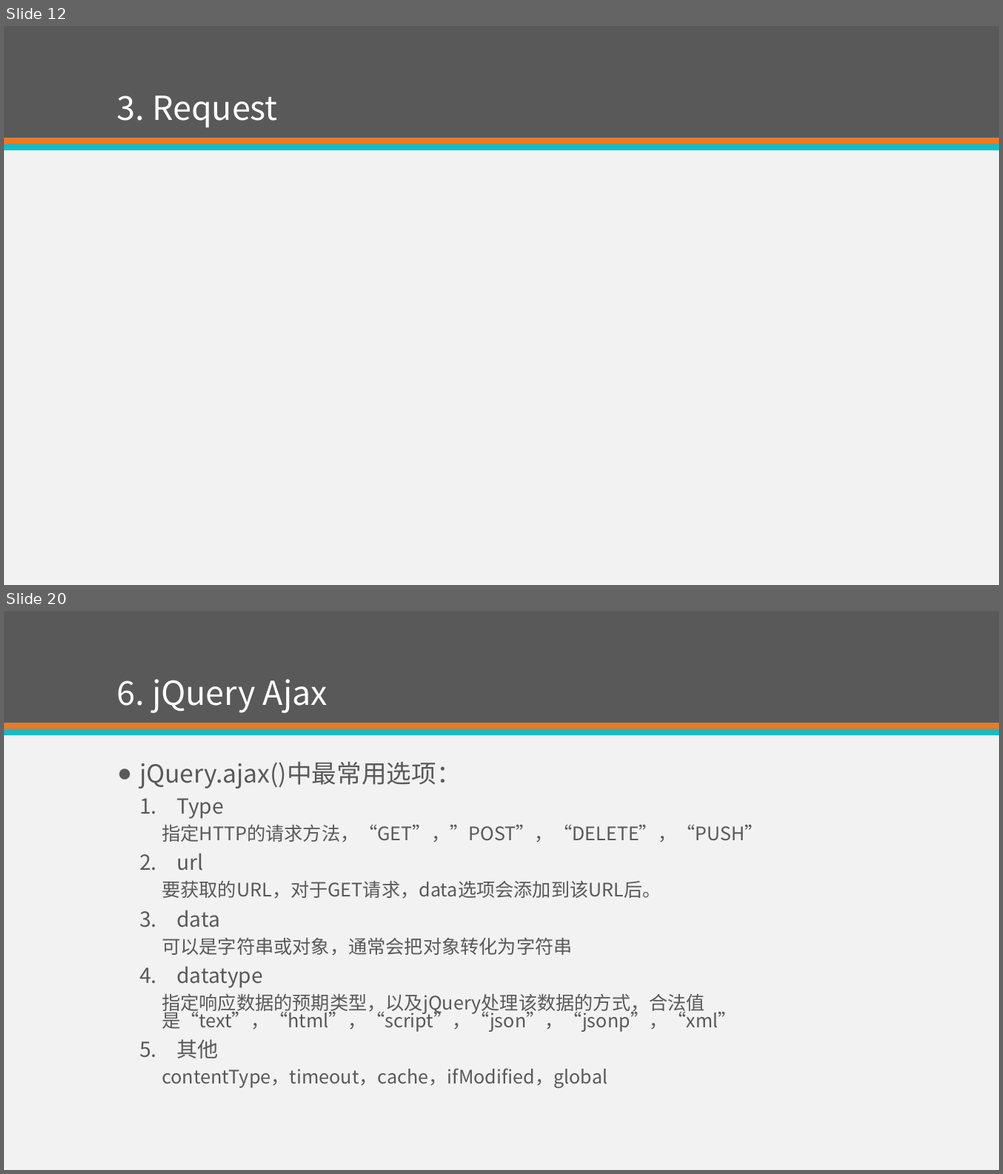
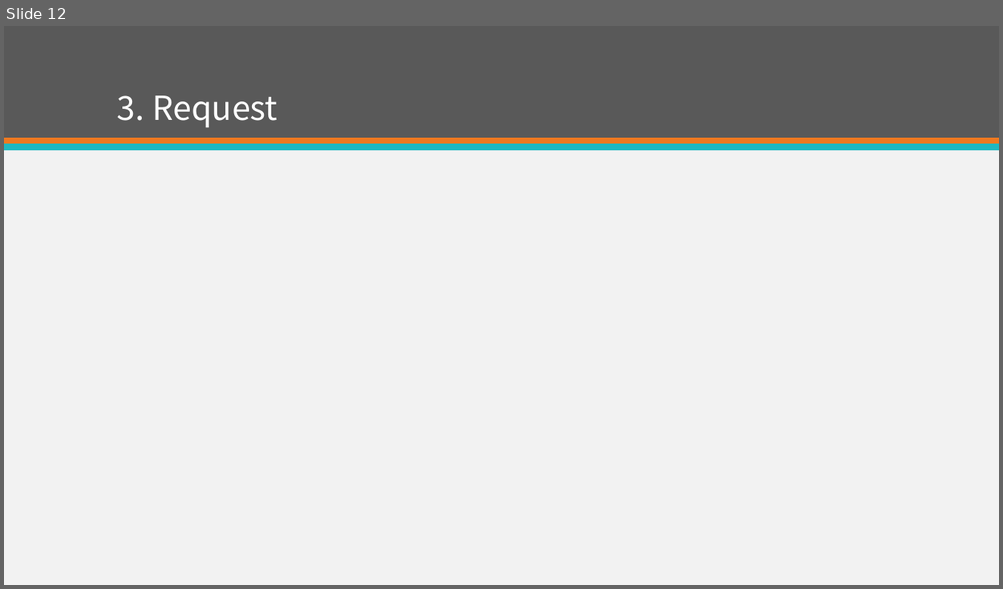
Before and after one commit to eventao/courseware, a slide deck: ppt/http.pptx. Shown one above the other, each under a label of ours: slides 12 and 20 before the commit, slide 12 after it; the slides between them are not shown. The pictures are 1003x1174 and 1003x589 pixels, drawn with LibreOffice and Linux fonts; fonts in the diff are those of the drawing. Boxes give left, top, right and bottom in pixels: in the first picture for what was removed or moved away, otherwise in the second. Text is boxed around its words. In the diff, an @@ line names an element or a change of style, - is before the commit and + after.

```diff
--- a/ppt/http.pptx
+++ b/ppt/http.pptx
@@ slide 20 removed at bbox=[4, 611, 999, 1170], background #F2F2F2; not listed: 3 template elements that a slide beside it also shows @@
@@ title removed at bbox=[117, 679, 327, 713] @@
-6. jQuery Ajax
@@ text removed at bbox=[139, 761, 763, 1088] @@
-● jQuery.ajax()中最常用选项：
-  1. Type
-    指定HTTP的请求方法，“GET”，”POST”，“DELETE”，“PUSH”
-  2. url
-    要获取的URL，对于GET请求，data选项会添加到该URL后。
-  3. data
-    可以是字符串或对象，通常会把对象转化为字符串
-  4. datatype
-    指定响应数据的预期类型，以及jQuery处理该数据的方式，合法值是“text”，“html”，“script”，“json”，“jsonp”，“xml”
-  5. 其他
-    contentType，timeout，cache，ifModified，global
```
Also in this commit, not shown: 2 slides changed, 13 other slides removed, 1 other file.
